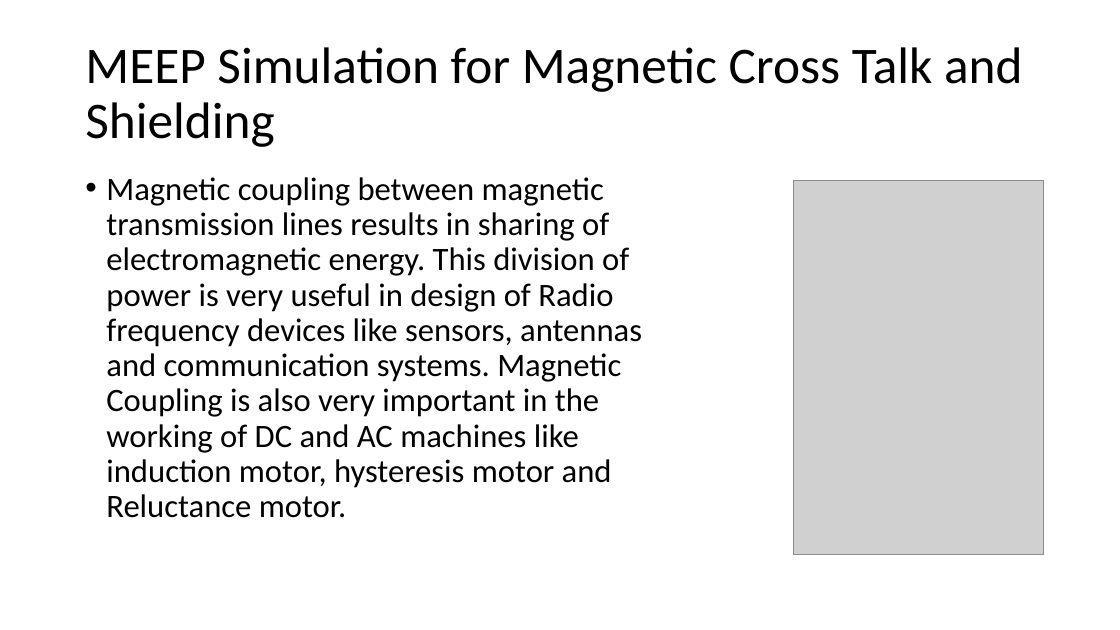
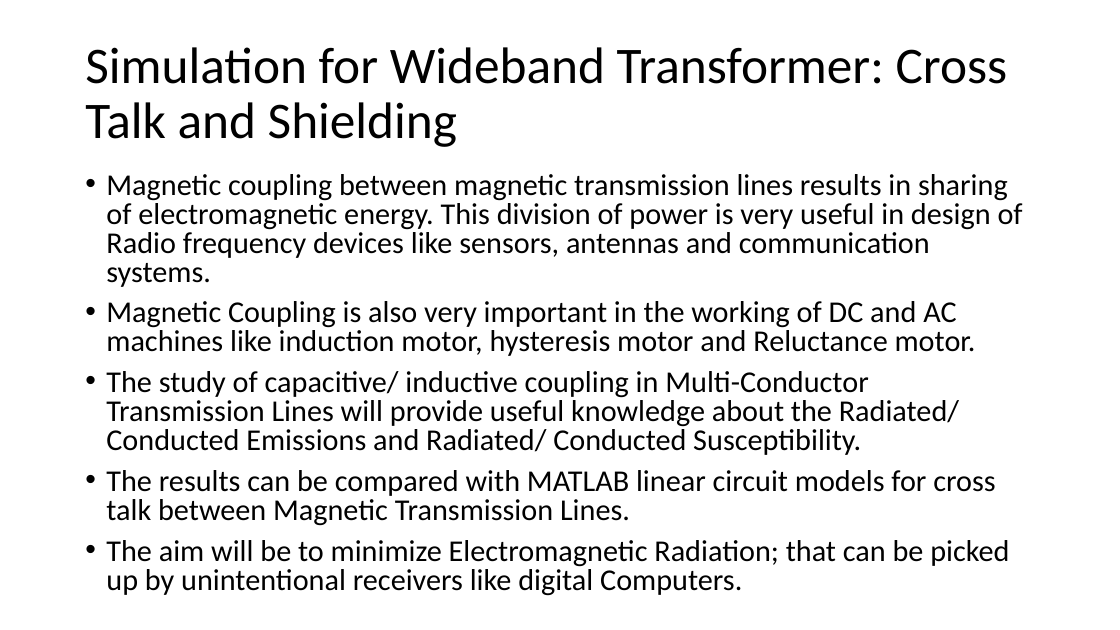
Before and after one commit to MuhammadShamaas1997/Electrical-Engineering, a slide deck: slide 41 of Thesis/Magnetic Transmission Lines/Thesis Proposal.pptx (slide 39 before the commit). Drawn at 1120x630 pixels with LibreOffice and Linux fonts; fonts in the diff are those of the drawing; grey boxes stand for pictures. Boxes give left, top, right and bottom in pixels: in the first picture for what was removed or moved away, otherwise in the second. Text is boxed around its words. In the diff, an @@ line names an element or a change of style, - is before the commit and + after.

```diff
--- a/Thesis/Magnetic Transmission Lines/Thesis Proposal.pptx
+++ b/Thesis/Magnetic Transmission Lines/Thesis Proposal.pptx
@@ title at [85, 47, 1008, 147]: text changed @@
-MEEP Simulation for Magnetic Cross Talk and Shielding
+Simulation for Wideband Transformer: Cross Talk and Shielding
@@ text at [106, 174, 1023, 596]: text changed; size 28 to 25.9 pt @@
-• Magnetic coupling between magnetic transmission lines results in sharing of electromagnetic energy. This division of power is very useful in design of Radio frequency devices like sensors, antennas and communication systems. Magnetic Coupling is also very important in the working of DC and AC machines like induction motor, hysteresis motor and Reluctance motor.
+• Magnetic coupling between magnetic transmission lines results in sharing of electromagnetic energy. This division of power is very useful in design of Radio frequency devices like sensors, antennas and communication systems.
+• Magnetic Coupling is also very important in the working of DC and AC machines like induction motor, hysteresis motor and Reluctance motor.
+• The study of capacitive/ inductive coupling in Multi-Conductor Transmission Lines will provide useful knowledge about the Radiated/ Conducted Emissions and Radiated/ Conducted Susceptibility.
+• The results can be compared with MATLAB linear circuit models for cross talk between Magnetic Transmission Lines.
+• The aim will be to minimize Electromagnetic Radiation; that can be picked up by unintentional receivers like digital Computers.
@@ picture removed at [794, 181, 1044, 555] @@
```
Also in this commit, not shown: 21 other slides changed, 4 slides added, 2 slides removed.
